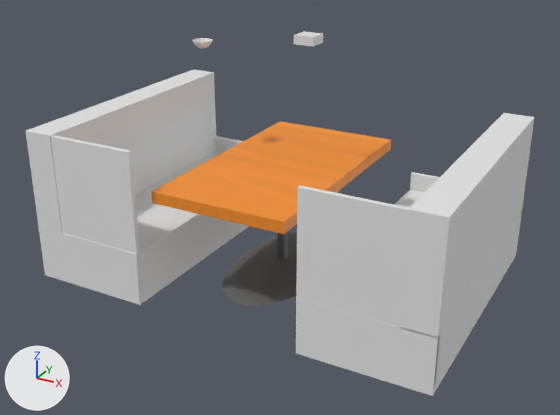
What one commit did to the Blender file Blender Files/TrainingBooth.blend.
One viewpoint serves both versions: a 50 mm lens placed at (34.7, -63.4, 25.1), pointed at (1.0, -2.1, -5.6). Lighting does not change. The marker at lower left points along +X, +Y and +Z.

Before the edit, the objects in view are built like this:
```python
ob_seat2ass_of_cseat_001 = bpy.data.objects.new('SEAT2Ass of cseat.001', me_cube_013)
ob_seat2ass_of_cseat_001.location = (-13.86, -0.01, -10.32)
ob_seat2ass_of_cseat_001.rotation_euler = (0.0, 0.0, 3.14)  # degrees (0, 0, 180)
ob_seat2ass_of_cseat_001.scale = (6.08, 13.8, 2.71)
ob_seat2back_of_seat_001 = bpy.data.objects.new('SEAT2Back of seat.001', me_cube_012)
ob_seat2back_of_seat_001.location = (-18.37, -0.01, -2.66)
ob_seat2back_of_seat_001.rotation_euler = (0.0, 0.0, 3.14)  # degrees (0, 0, 180)
ob_seat2back_of_seat_001.scale = (1.52, 13.8, 5.04)
ob_seat2side_left_001 = bpy.data.objects.new('SEAT2Side Left.001', me_cube_011)
ob_seat2side_left_001.location = (-13.87, 13.55, -6.95)
ob_seat2side_left_001.rotation_euler = (0.0, 0.0, 3.14)  # degrees (0, 0, 180)
ob_seat2side_left_001.scale = (6.08, 0.223, 1.24)
ob_seat2side_right_001 = bpy.data.objects.new('SEAT2Side Right.001', me_cube_010)
ob_seat2side_right_001.location = (-13.84, -13.48, -4.91)
ob_seat2side_right_001.rotation_euler = (0.0, 0.0, 3.14)  # degrees (0, 0, 180)
ob_seat2side_right_001.scale = (6.08, 0.223, 7.19)
ob_seatass_of_cseat = bpy.data.objects.new('SEATAss of cseat', me_cube_004)
ob_seatass_of_cseat.location = (14.98, 0.0, -10.32)
ob_seatass_of_cseat.scale = (6.08, 13.8, 2.71)
ob_seatback_of_seat = bpy.data.objects.new('SEATBack of seat', me_cube_005)
ob_seatback_of_seat.location = (19.5, 0.0, -2.66)
ob_seatback_of_seat.scale = (1.52, 13.8, 5.04)
ob_seatside_left = bpy.data.objects.new('SEATSide Left', me_cube_009)
ob_seatside_left.location = (14.98, 13.5, -6.95)
ob_seatside_left.scale = (6.08, 0.223, 1.24)
ob_seatside_right = bpy.data.objects.new('SEATSide Right', me_cube_008)
ob_seatside_right.location = (14.98, -13.52, -4.91)
ob_seatside_right.scale = (6.08, 0.223, 7.19)
ob_table_top = bpy.data.objects.new('Table Top', me_cube_002)
ob_table_top.location = (0.0, 0.0, -2.37)
ob_table_top.scale = (6.83, 12.1, 0.565)
# also in view: 'TABLEBase' at (0.2, 0.0, -12.7)
```
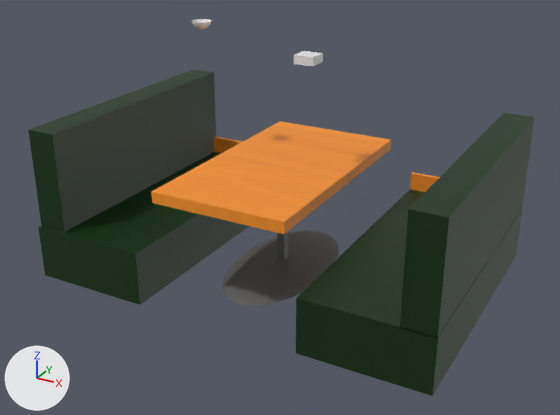
The newer file is also turned or shifted as a whole; pictures and numbers use the older file's frame.

What differs and where, as boxes (x1, y1, x2, y2) in the pictures (560 x 415 px):
'SEATAss of cseat', recoloured: (296, 190, 522, 396) in both
'SEAT2Back of seat.001', recoloured, moved, rescaled (grey to black): before (26, 70, 216, 234); after (28, 70, 216, 232)
'SEATBack of seat', recoloured: (400, 113, 534, 338) in both
'SEAT2Ass of cseat.001', recoloured: (38, 152, 249, 305) in both
'SEATSide Right', deleted: before (296, 186, 452, 384)
'SEAT2Side Right.001', deleted: before (50, 135, 143, 296)
'Test Food Size', moved: before (294, 31, 323, 47); after (294, 51, 323, 66)
'SEATSide Left', recoloured (grey to brown): (410, 172, 524, 215) in both
'Bowl COPY KEEP', moved: before (192, 38, 212, 49); after (192, 19, 212, 29)
'SEAT2Side Left.001', recoloured, moved, rescaled: before (214, 136, 243, 153); after (214, 137, 243, 153)

Patch to the scene script:
```diff
--- a/Blender Files/TrainingBooth.blend.py
+++ b/Blender Files/TrainingBooth.blend.py
@@ me_cube_004 @@
 me_cube_004.from_pydata(...)  # 8 vertices, 6 faces; spans x -1.0..1.0, y -1.0..1.0, z -1.0..1.0
+me_cube_004.materials.append(mat_material_007)  # picture img_cushin
@@ me_cube_005 @@
 me_cube_005.from_pydata(...)  # 8 vertices, 6 faces; spans x -1.0..1.0, y -1.0..1.0, z -1.0..1.0
+me_cube_005.materials.append(mat_material_001)  # picture img_cushin
@@ me_cube_009 @@
 me_cube_009.from_pydata(...)  # 8 vertices, 6 faces; spans x -1.0..1.0, y -1.0..1.0, z -1.0..1.0
+me_cube_009.materials.append(mat_material_003)  # picture img_wood_table
@@ me_cube_011 @@
 me_cube_011.from_pydata(...)  # 8 vertices, 6 faces; spans x -1.0..1.0, y -1.0..1.0, z -1.0..1.0
+me_cube_011.materials.append(mat_material_004)  # picture img_wood_table
@@ me_cube_012 @@
 me_cube_012.from_pydata(...)  # 8 vertices, 6 faces; spans x -1.0..1.0, y -1.0..1.0, z -1.0..1.0
+me_cube_012.materials.append(mat_material_002)  # picture img_cushin
@@ me_cube_013 @@
 me_cube_013.from_pydata(...)  # 8 vertices, 6 faces; spans x -1.0..1.0, y -1.0..1.0, z -1.0..1.0
+me_cube_013.materials.append(mat_material_008)  # picture img_cushin
@@ ob_test_food_size @@
 ob_test_food_size = bpy.data.objects.new('Test Food Size', me_cube_001)
-ob_test_food_size.location = (2.77, 0.0, 10.75)
+ob_test_food_size.location = (2.77, 0.0, 8.95)
 ob_test_food_size.scale = (1.0, 1.0, 0.413)
@@ ob_bowl_copy_keep @@
 ob_bowl_copy_keep = bpy.data.objects.new('Bowl COPY KEEP', me_sphere_001)
-ob_bowl_copy_keep.location = (-8.91, 0.0, 9.68)
+ob_bowl_copy_keep.location = (-8.91, 0.0, 11.56)
@@ ob_seatside_right @@
-ob_seatside_right = bpy.data.objects.new('SEATSide Right', me_cube_008)
@@ ob_seat2side_right_001 @@
-ob_seat2side_right_001 = bpy.data.objects.new('SEAT2Side Right.001', me_cube_010)
@@ ob_seat2side_left_001 @@
 ob_seat2side_left_001 = bpy.data.objects.new('SEAT2Side Left.001', me_cube_011)
-ob_seat2side_left_001.location = (-13.87, 13.55, -6.95)
+ob_seat2side_left_001.location = (-13.47, 13.44, -6.95)
 ob_seat2side_left_001.rotation_euler = (0.0, 0.0, 3.14)  # degrees (0, 0, 180)
-ob_seat2side_left_001.scale = (6.08, 0.223, 1.24)
+ob_seat2side_left_001.scale = (5.67, 0.223, 1.24)
@@ ob_seat2back_of_seat_001 @@
 ob_seat2back_of_seat_001 = bpy.data.objects.new('SEAT2Back of seat.001', me_cube_012)
-ob_seat2back_of_seat_001.location = (-18.37, -0.01, -2.66)
+ob_seat2back_of_seat_001.location = (-18.37, 0.17, -2.66)
 ob_seat2back_of_seat_001.rotation_euler = (0.0, 0.0, 3.14)  # degrees (0, 0, 180)
-ob_seat2back_of_seat_001.scale = (1.52, 13.8, 5.04)
+ob_seat2back_of_seat_001.scale = (1.52, 13.6, 5.04)
```
